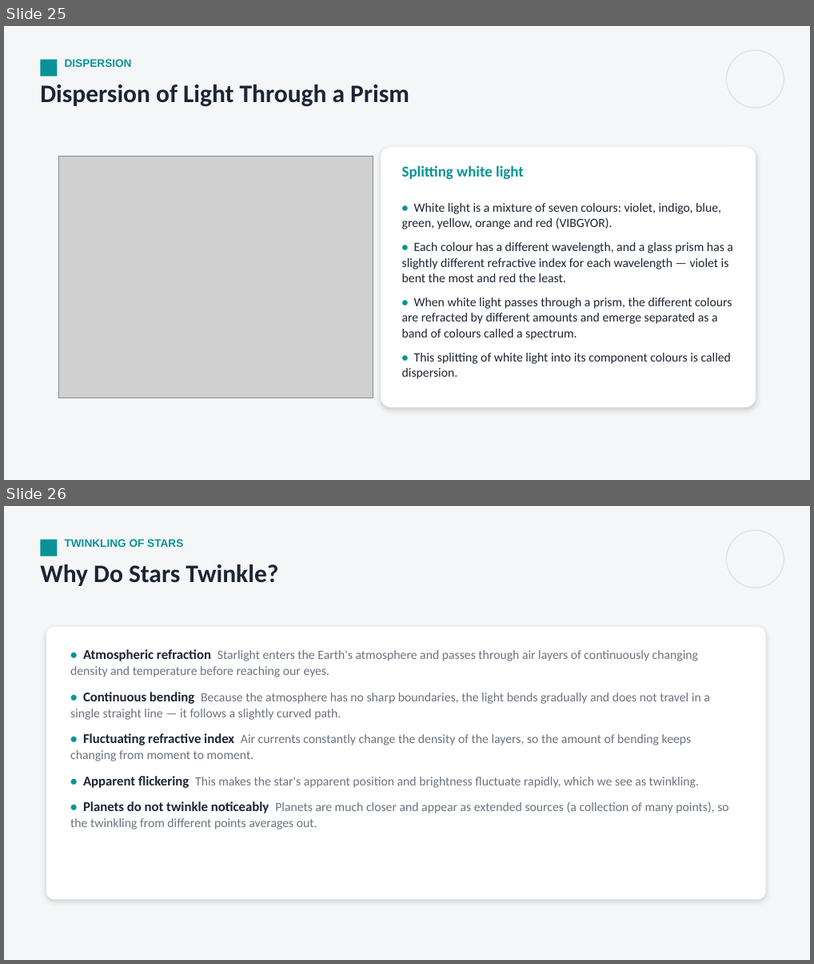
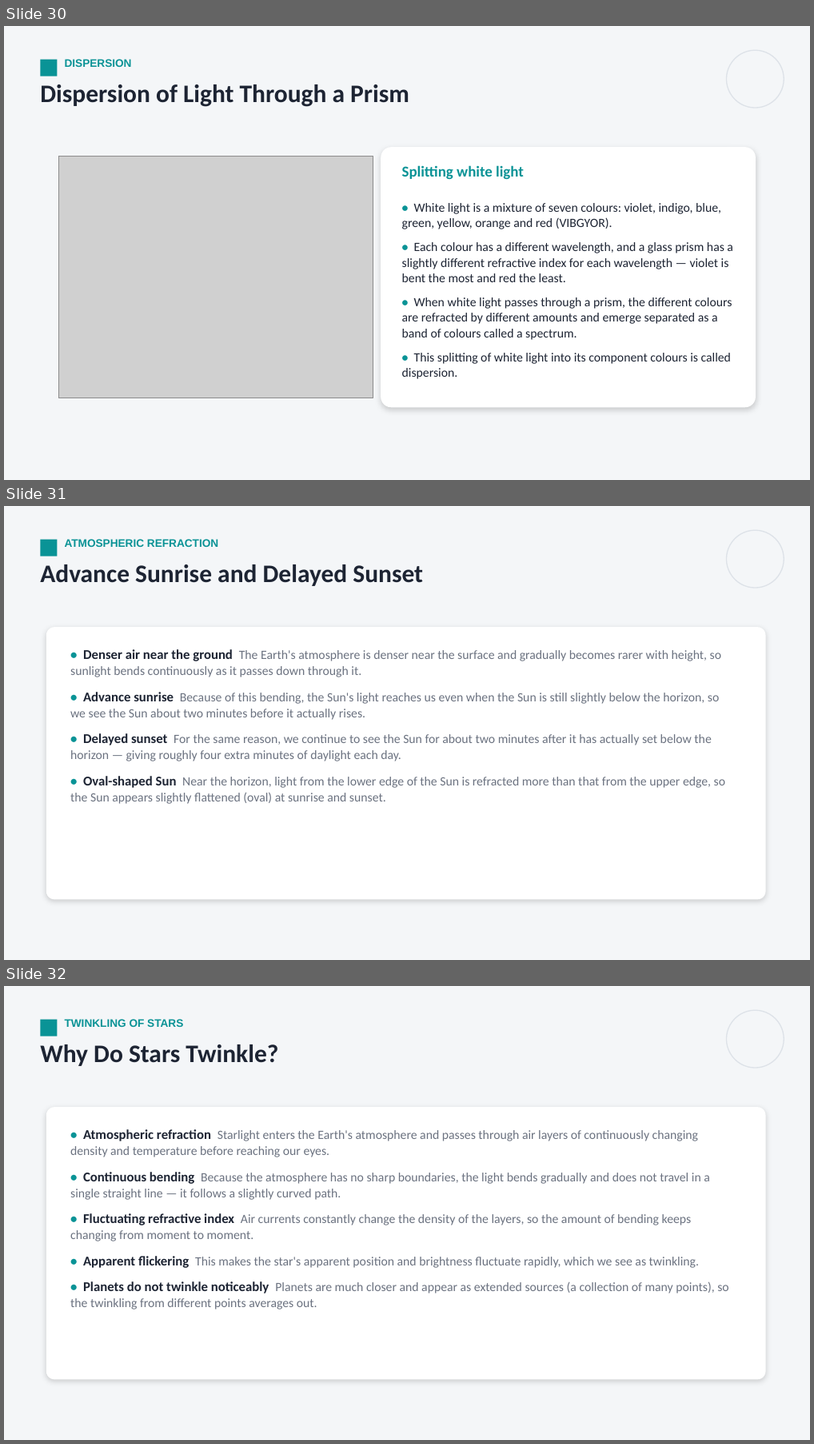
Before and after one commit to parmeshwars2911/MyFirstAR, a slide deck: ppt/MH_Grade10/MH10_S28_Refraction_of_Light.pptx. Shown one above the other, each under a label of ours: slides 25 and 26 before the commit, slides 30, 31 and 32 after it. The pictures are 814x964 and 814x1444 pixels, drawn with LibreOffice and Linux fonts; fonts in the diff are those of the drawing; grey boxes stand for pictures. Boxes give left, top, right and bottom in pixels: in the first picture for what was removed or moved away, otherwise in the second. Text is boxed around its words. In the diff, an @@ line names an element or a change of style, - is before the commit and + after.

```diff
--- a/ppt/MH_Grade10/MH10_S28_Refraction_of_Light.pptx
+++ b/ppt/MH_Grade10/MH10_S28_Refraction_of_Light.pptx
@@ slide 31 added at bbox=[4, 506, 810, 960], background #F4F6F8 @@
@@ rectangle added at bbox=[40, 540, 58, 556], fill #0A9396 @@
@@ text added at bbox=[65, 539, 218, 547], 13 pt, text #0A9396, bold @@
+ATMOSPHERIC REFRACTION
@@ ellipse added at bbox=[727, 530, 784, 588], outline #DDE2E8 1.25 pt @@
@@ text added at bbox=[40, 564, 423, 586], 30 pt, text #1D2433, bold @@
+Advance Sunrise and Delayed Sunset
@@ rounded rectangle added at bbox=[46, 627, 766, 900], fill #FFFFFF @@
@@ text added at bbox=[70, 649, 726, 804], 15 pt, text #6B7280 @@
+• Denser air near the ground The Earth's atmosphere is denser near the surface and gradually becomes rarer with height, so sunlight bends continuously as it passes down through it.
+• Advance sunrise Because of this bending, the Sun's light reaches us even when the Sun is still slightly below the horizon, so we see the Sun about two minutes before it actually rises.
+• Delayed sunset For the same reason, we continue to see the Sun for about two minutes after it has actually set below the horizon — giving roughly four extra minutes of daylight each day.
+• Oval-shaped Sun Near the horizon, light from the lower edge of the Sun is refracted more than that from the upper edge, so the Sun appears slightly flattened (oval) at sunrise and sunset.
@@ what was slide 25 is now slide 30 @@
@@ what was slide 26 is now slide 32 @@
```
Also in this commit, not shown: 5 slides changed, 5 other slides added, 4 other files.
